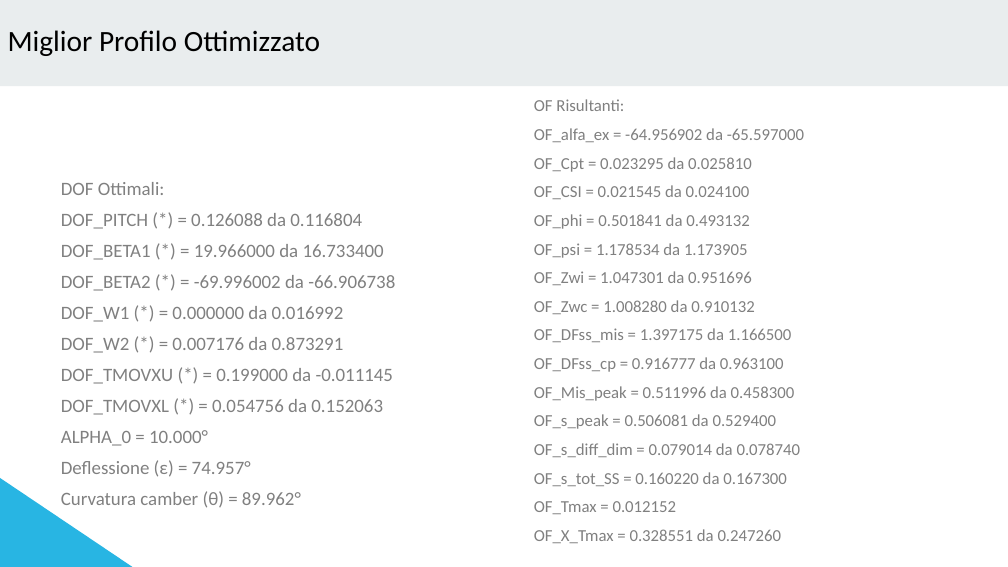
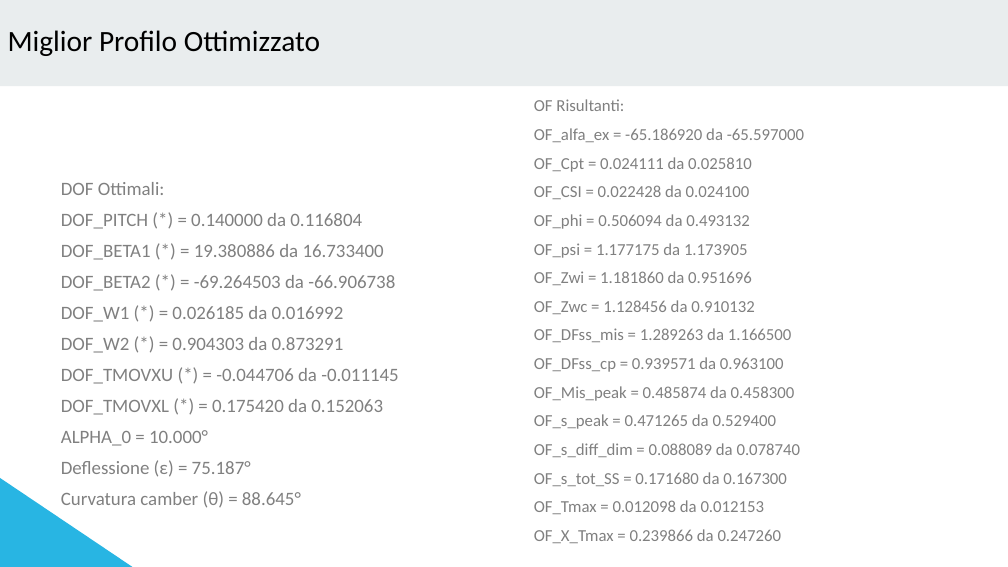
Before and after one commit to pecchiari1935822/Pecchiari_Reinforcement_Learning, a slide deck: slide 9 of Task2_delta_riga158.pptx. Drawn at 1008x567 pixels with LibreOffice and Linux fonts; fonts in the diff are those of the drawing. Boxes give left, top, right and bottom in pixels: in the first picture for what was removed or moved away, otherwise in the second. Text is boxed around its words. In the diff, an @@ line names an element or a change of style, - is before the commit and + after.

```diff
--- a/Task2_delta_riga158.pptx
+++ b/Task2_delta_riga158.pptx
@@ text at [534,128,804,543]: text changed @@
-OF_alfa_ex = -64.956902 da -65.597000
-OF_Cpt = 0.023295 da 0.025810
-OF_CSI = 0.021545 da 0.024100
-OF_phi = 0.501841 da 0.493132
-OF_psi = 1.178534 da 1.173905
-OF_Zwi = 1.047301 da 0.951696
-OF_Zwc = 1.008280 da 0.910132
-OF_DFss_mis = 1.397175 da 1.166500
-OF_DFss_cp = 0.916777 da 0.963100
-OF_Mis_peak = 0.511996 da 0.458300
-OF_s_peak = 0.506081 da 0.529400
-OF_s_diff_dim = 0.079014 da 0.078740
-OF_s_tot_SS = 0.160220 da 0.167300
-OF_Tmax = 0.012152
-OF_X_Tmax = 0.328551 da 0.247260
+OF_alfa_ex = -65.186920 da -65.597000
+OF_Cpt = 0.024111 da 0.025810
+OF_CSI = 0.022428 da 0.024100
+OF_phi = 0.506094 da 0.493132
+OF_psi = 1.177175 da 1.173905
+OF_Zwi = 1.181860 da 0.951696
+OF_Zwc = 1.128456 da 0.910132
+OF_DFss_mis = 1.289263 da 1.166500
+OF_DFss_cp = 0.939571 da 0.963100
+OF_Mis_peak = 0.485874 da 0.458300
+OF_s_peak = 0.471265 da 0.529400
+OF_s_diff_dim = 0.088089 da 0.078740
+OF_s_tot_SS = 0.171680 da 0.167300
+OF_Tmax = 0.012098 da 0.012153
+OF_X_Tmax = 0.239866 da 0.247260
@@ text at [61,213,398,415]: text changed @@
-DOF_PITCH (*) = 0.126088 da 0.116804
-DOF_BETA1 (*) = 19.966000 da 16.733400
-DOF_BETA2 (*) = -69.996002 da -66.906738
-DOF_W1 (*) = 0.000000 da 0.016992
-DOF_W2 (*) = 0.007176 da 0.873291
-DOF_TMOVXU (*) = 0.199000 da -0.011145
-DOF_TMOVXL (*) = 0.054756 da 0.152063
+DOF_PITCH (*) = 0.140000 da 0.116804
+DOF_BETA1 (*) = 19.380886 da 16.733400
+DOF_BETA2 (*) = -69.264503 da -66.906738
+DOF_W1 (*) = 0.026185 da 0.016992
+DOF_W2 (*) = 0.904303 da 0.873291
+DOF_TMOVXU (*) = -0.044706 da -0.011145
+DOF_TMOVXL (*) = 0.175420 da 0.152063
@@ text at [61,460,301,508]: text changed @@
-Deflessione (ε) = 74.957°
-Curvatura camber (θ) = 89.962°
+Deflessione (ε) = 75.187°
+Curvatura camber (θ) = 88.645°
```
Also in this commit, not shown: 31 other files.
